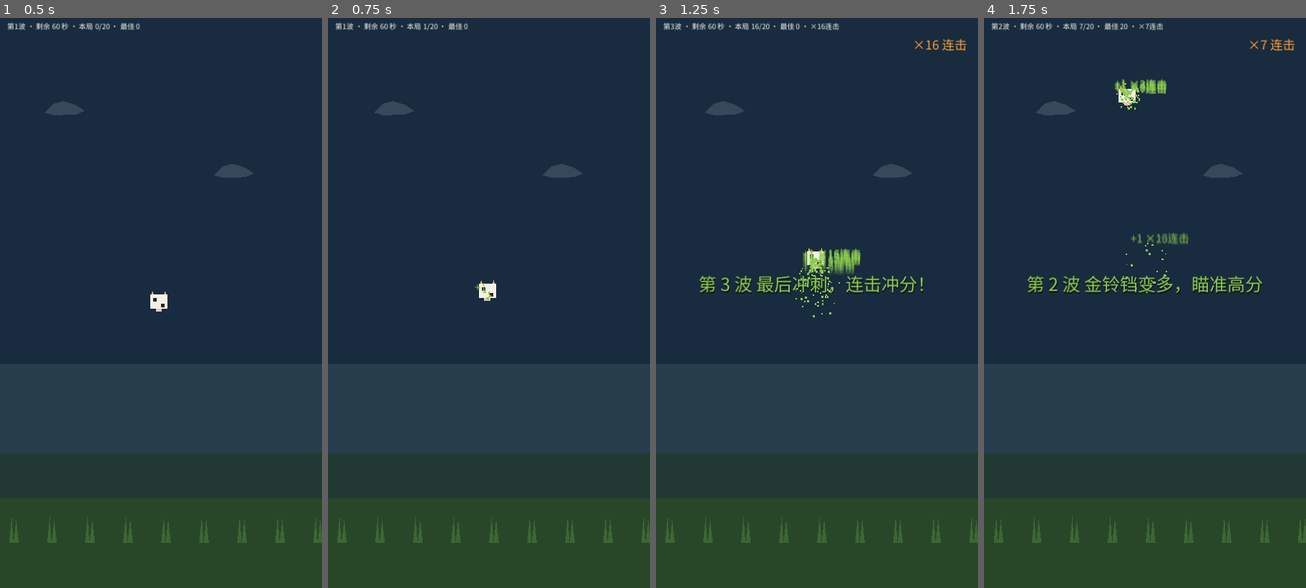
Above: before the commit, frames 1-4 (left to right).
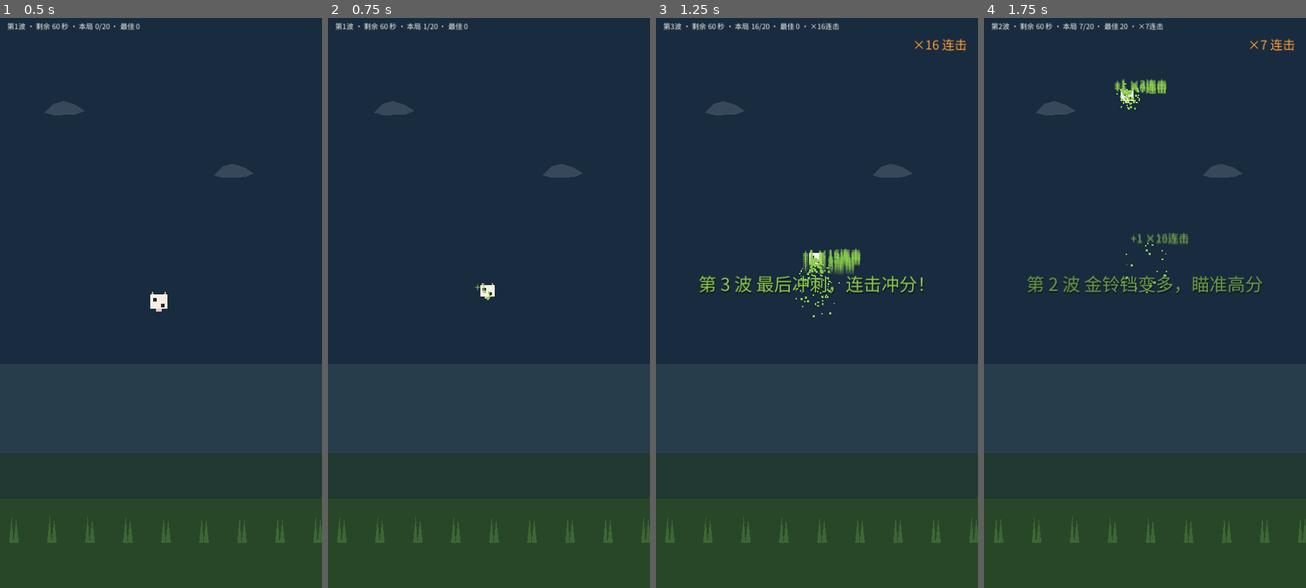
Above: after the commit, the same moments.

Repository: hl3w22bupt/myrd-playground
Game: Godot game, scene res://tests/smoke.tscn
The game is run twice, just before and just after one commit, with the same random seed, the same clock (stepped at 60 frames per second) and the same inputs. This scene is started directly instead of the project's main scene.
Inputs (mouse positions are in pixels of both pictures, inside the frame that each line leads up to):
- Up to frame 1 (0.5 s): no input
- Up to frame 2 (0.75 s): tap Enter (confirm) at 0.5 s; move the mouse to (472, 417) at 0.52 s; hold W (move_up) from 0.53 s (still down); hold Enter (confirm) from 0.53 s (still down); click (472, 417) at 0.67 s
- Up to frame 3 (1.25 s): keep holding W (move_up); keep holding Enter (confirm); tap Space at 0.77 s
- Up to frame 4 (1.75 s): release W (move_up) at 1.25 s; release Enter (confirm) at 1.25 s; drag from (1241, 388) to (1145, 257) at 1.27 s

Frame 1 is identical in both runs. In frame 2, less than 0.1% of the frame differs, in the area x 46-53%, y 45-50%; in frame 3, less than 0.1%; in frame 4, 0.6%, in the area x 13-87%, y 11-49%.

Commit message:
feat(game-8): 接入模板反馈协议（Juice 单例 + playtest 机器人试玩门禁全绿）+ 项目风格卡
- autoload/juice.gd：全局反馈单例（模板协议 §3B）——pop/flash/shake/hit_stop/sfx 一调用 API
  + events 记录 + feedback_fired 信号；sfx 委托既有程序化合成库 Sfx，两套发声只留一个出声口
- main.gd：五类结果事件统一改走 Juice（收集=pop+计分音效、波次=音效+横幅闪白、
  道具=音效+角色闪白、胜负=音效+震屏、暂停/恢复/开局确认=UI 短双音）
- sfx.gd：新增 confirm/pause/resume/expire 四个程序化 UI 音效（v4 ④1 反馈映射扩展）
- autoload/game_state.gd：补模板协议 reset()——跨局完整复位到 READY 初始态
  （修复 playtest 局间状态泄漏：上局 phase/time 残留导致开局无得分事件）
- tests/playtest.json：frames_per_run=3600（SKILL.md §4.5 口径 = 60 tick × 60s 单局）
- .myrd/style-card.md：项目风格卡（palette #3498db/#2ecc71/#f39c12 扁平明快 + ui 三档字号
  + 形状语言 + 禁忌反例 + sfx/music 基线；参考图=无）

门禁实测（本地与 routine 同源）：preflight 15 类 PASS / smoke@320 帧 PASS /
input-fuzz PASS / playtest 3 局 PASS（fb=243/249/247，gap≤2.1s，run2 机器人真实收集 score=3）

Co-Authored-By: Claude <noreply@anthropic.com>

Diff:
--- a/games/game-8/autoload/game_state.gd
+++ b/games/game-8/autoload/game_state.gd
@@ -295,6 +295,24 @@
 
 ## ── 阶段控制（v3 ④2：开始面板 → 局内暂停/恢复 → 胜负结算 → 一键重开）──
 
+## 模板协议（playtest driver 的 _begin_run 调用点）：跨局完整复位到出厂初始态。
+## GameState 是 autoload，场景换局时自身状态会跨局残留（上局的相位/时限/连击），
+## driver 换种子重实例化场景后调用本方法，保证每局都从 READY 干净起跑 ——
+## 首局开始事件（start_run 的 score_changed）才能落在每局的采样窗口头部。
+func reset() -> void:
+	score = 0
+	time_left = TIME_LIMIT
+	combo_count = 0
+	combo_timer = 0.0
+	run_max_combo = 0
+	wave_index = 0
+	phase = Phase.READY
+	phase_changed.emit(phase)
+	score_changed.emit(score)
+	time_changed.emit(time_left)
+	combo_changed.emit(combo_count)
+
+
 ## 一键重开 / 从开始面板进入：清零本局进度并回到进行中（场景层负责重置场上实体）。
 func start_run() -> void:
 	score = 0
--- /dev/null
+++ b/games/game-8/autoload/juice.gd
@@ -0,0 +1,96 @@
+extends Node
+## 《牛牛打游戏》全局反馈单例（autoload 注册名 Juice）：把「结果性事件的反馈」
+## 收敛成一调用 API，并逐条记录事件（反馈是否真的发生 = 无头可判）。
+##
+## 模板协议（std-skills/godot-game-dev/SKILL.md §3B）：结果性事件（得分/收集/命中/
+## 失败/确认/升级）至少挂 1 条反馈，且挂在**结果事件的处理函数**上，不挂在输入处理上。
+## playtest 机器人试玩门禁采样本单例的 feedback_fired 信号做「反馈密度/无反馈窗口」
+## 代理指标；冒烟断言 Juice.events 非空（反馈接线断了 = 冒烟 FAIL）。
+##
+## 音效委托：game-8 的发声走既有程序化合成库 Sfx（零外部资产、确定性 PCM），
+## 本单例 sfx() 只做「注册表名 → Sfx.play()」的委托与事件记录，不自带音频资产 ——
+## 两套发声系统只留一个出声口，避免重复播报。
+## Web/iOS 出声的前提是壳页面的音频手势解锁器（部署硬契约），引擎侧只负责可播、不报错。
+
+## 反馈触发信号：playtest 门禁与连击 UI 订阅；冒烟断言不依赖它。
+signal feedback_fired(kind: StringName)
+
+## 本局反馈记录（"kind@ms"），冒烟断言只看是否非空；环形上限防长局内存膨胀。
+var events: PackedStringArray = []
+
+const EVENTS_CAP: int = 512
+
+var _shake_tween: Tween
+var _noise := RandomNumberGenerator.new()
+
+
+func _ready() -> void:
+	_noise.randomize()
+
+
+## 弹跳放大后回弹（收集/得分/确认类结果的默认反馈）。
+## Control 以中心为轴缩放，pivot_offset 必须在缩放前设置。
+func pop(node: Node, amount: float = 1.18, duration: float = 0.16) -> void:
+	if node is Control:
+		var control := node as Control
+		control.pivot_offset = control.size / 2.0
+	var tween := node.create_tween()
+	tween.tween_property(node, "scale", Vector2.ONE * amount, duration * 0.4) \
+		.from(Vector2.ONE).set_trans(Tween.TRANS_QUAD).set_ease(Tween.EASE_OUT)
+	tween.tween_property(node, "scale", Vector2.ONE, duration * 0.6) \
+		.set_trans(Tween.TRANS_BACK).set_ease(Tween.EASE_OUT)
+	_record(&"pop", node)
+
+
+## 闪一下 modulate（受击/失效/状态切换类结果）。
+func flash(node: CanvasItem, color: Color = Color(1, 1, 1, 0.65), duration: float = 0.12) -> void:
+	var original := node.modulate
+	node.modulate = color
+	var tween := node.create_tween()
+	tween.tween_property(node, "modulate", original, duration)
+	_record(&"flash", node)
+
+
+## 相机震动（命中/胜负/波次切换类重结果）。
+## 没有 Camera2D 时只记录不位移 —— UI-only 场景调用合法，相机加进来后自动生效。
+func shake(strength: float = 6.0, duration: float = 0.22) -> void:
+	_record(&"shake", null)
+	var camera := get_viewport().get_camera_2d()
+	if camera == null:
+		return
+	if _shake_tween != null and _shake_tween.is_valid():
+		_shake_tween.kill()
+	_shake_tween = create_tween()
+	var steps := 6
+	for step: int in steps:
+		var decay := 1.0 - float(step) / float(steps)
+		var offset := Vector2(_noise.randf_range(-1.0, 1.0), _noise.randf_range(-1.0, 1.0)) * strength * decay
+		_shake_tween.tween_property(camera, "offset", offset, duration / float(steps))
+	_shake_tween.tween_property(camera, "offset", Vector2.ZERO, duration / float(steps))
+
+
+## 顿帧（命中定格）。ignore_time_scale 的计时器保证还原不受 time_scale 影响；
+## 连续命中互相覆盖、以最后一次为准，属预期语义。
+func hit_stop(duration: float = 0.06) -> void:
+	_record(&"hit_stop", null)
+	Engine.time_scale = 0.05
+	await get_tree().create_timer(duration, true, false, true).timeout
+	Engine.time_scale = 1.0
+
+
+## 播放音效：委托既有程序化合成库 Sfx（未注册名由 Sfx 静默忽略），本单例只记录事件。
+func sfx(sound_name: StringName, pitch: float = 1.0) -> void:
+	Sfx.play(sound_name, pitch)
+	_record(StringName("sfx:%s" % sound_name), null)
+
+
+## 测试辅助：清空反馈记录（冒烟需要按时间窗断言时用）。
+func clear_events() -> void:
+	events.clear()
+
+
+func _record(kind: StringName, _target: Node) -> void:
+	events.append("%s@%d" % [kind, Time.get_ticks_msec()])
+	if events.size() > EVENTS_CAP:
+		events.remove_at(0)
+	feedback_fired.emit(kind)
--- a/games/game-8/autoload/sfx.gd
+++ b/games/game-8/autoload/sfx.gd
@@ -31,6 +31,12 @@
 	_bank[&"wave"] = _synth_blip(293.66, 0.22)
 	_bank[&"win"] = _synth_arpeggio([523.25, 659.25, 783.99, 1046.5], 0.11)
 	_bank[&"lose"] = _synth_sweep(440.0, 174.61, 0.45)
+	# v4 交互反馈映射（需求 cmv7hnfx3000ojofistqwry8l ④1）：UI 结果事件的短双音 ——
+	# 确认(开始/重开)=上行、暂停=下行、恢复=上行，全部走 Juice.sfx 统一记录反馈事件。
+	_bank[&"confirm"] = _synth_double(659.25, 880.0, 0.06)
+	_bank[&"pause"] = _synth_double(523.25, 392.0, 0.06)
+	_bank[&"resume"] = _synth_double(392.0, 523.25, 0.06)
+	_bank[&"expire"] = _synth_blip(220.0, 0.12)
 	for _i: int in POLYPHONY:
 		var player := AudioStreamPlayer.new()
 		player.bus = &"Master"
--- a/games/game-8/project.godot
+++ b/games/game-8/project.godot
@@ -16,6 +16,7 @@
 
 GameState="*res://autoload/game_state.gd"
 Sfx="*res://autoload/sfx.gd"
+Juice="*res://autoload/juice.gd"
 
 [display]
 
--- a/games/game-8/scripts/main.gd
+++ b/games/game-8/scripts/main.gd
@@ -58,6 +58,8 @@
 var _combo_label: Label
 ## 波次横幅（跨波提示，波间停顿结束后隐藏）。
 var _wave_banner: Label
+## 上一帧相位（v4 ④1 UI 反馈映射用：RUNNING 迁移需区分「从暂停恢复」还是「开局/重开」）。
+var _prev_phase: int = 0
 ## 暂停提示。
 var _pause_label: Label
 ## 开始面板（READY 阶段显示）。
@@ -93,6 +95,7 @@
 	if not GameState.wave_changed.is_connected(_on_wave_changed):
 		GameState.wave_changed.connect(_on_wave_changed)
 	spawn_timer.timeout.connect(_on_spawn_timer_timeout)
+	_prev_phase = GameState.phase
 	_apply_panel_theme(result_panel)
 	# READY 阶段：开始面板就位，场上不铺物品（开始后才进入正式玩法）。
 	result_panel.visible = false
@@ -222,13 +225,15 @@
 			player.activate_boost()
 		GameState.KIND_CLOCK:
 			_spawn_float_text(collectible.global_position, "+%d · 加时" % gain, tint)
-			Sfx.play(&"clock")
+			Juice.sfx(&"clock")
 		_:
 			_spawn_float_text(collectible.global_position, _gain_text(gain), tint)
-			Sfx.play(&"rare" if kind == GameState.KIND_RARE else &"collect",
+			Juice.sfx(&"rare" if kind == GameState.KIND_RARE else &"collect",
 					1.0 + 0.05 * mini(GameState.combo_count, 8))
 	# 收集正反馈三件套：音效 + 粒子 + 飘字（上 match 已各就各位；powerup 飘字走
-	# powerup_activated 路径，磁铁/加速不重复播计分音效）。
+	# powerup_activated 路径，磁铁/加速不重复播计分音效）+ Juice 弹跳（反馈单例记录，
+	# §3B：反馈挂在结果事件处理函数上）。
+	Juice.pop(player, 1.12, 0.14)
 	_spawn_collect_burst(collectible.global_position, tint)
 	_spawn_vanish_ghost(collectible)
 	# 波次难度：收集越多（分越高），后续补充越快（Timer 运行中改 wait_time，下一轮生效）。
@@ -275,7 +280,8 @@
 	spawn_timer.stop()
 	_wave_banner.text = "第 %d 波 %s" % [wave + 1, WAVE_SUBTITLES[clampi(wave, 0, WAVE_SUBTITLES.size() - 1)]]
 	_wave_banner.visible = true
-	Sfx.play(&"wave")
+	Juice.sfx(&"wave")
+	Juice.flash(_wave_banner, Color(1, 1, 1, 0.5))
 
 
 func _tick_wave_break(delta: float) -> void:
@@ -350,7 +356,8 @@
 	var tint: Color = Collectible.KIND_COLORS.get(kind, Collectible.KIND_COLORS["normal"])
 	var text := "磁铁！范围内目标被吸来" if kind == GameState.KIND_MAGNET else "加速！移速提升"
 	_spawn_float_text(player.global_position + Vector2(-40.0, -60.0), text, tint)
-	Sfx.play(&"powerup")
+	Juice.sfx(&"powerup")
+	Juice.flash(player, Color(1, 1, 1, 0.4))
 
 
 func _on_spawn_timer_timeout() -> void:
@@ -394,19 +401,29 @@
 			result_label.text = "通关！得分 %d/%d · 本局最高连击 ×%d · 历史最佳 %d\n按 确认 / 空格 一键重开" % [
 				GameState.score, GameState.TARGET_SCORE, GameState.run_max_combo, GameState.best_score,
 			]
-			Sfx.play(&"win")
+			Juice.sfx(&"win")
+			Juice.shake(8.0, 0.3)
 		GameState.Phase.LOST:
 			result_label.text = "时间到！本局得分 %d/%d · 最高连击 ×%d · 历史最佳 %d\n按 确认 / 空格 一键重开" % [
 				GameState.score, GameState.TARGET_SCORE, GameState.run_max_combo, GameState.best_score,
 			]
-			Sfx.play(&"lose")
+			Juice.sfx(&"lose")
+			Juice.shake(5.0, 0.25)
 		GameState.Phase.PAUSED:
+			# v4 ④1 UI 反馈映射：暂停/恢复都有确认音（键盘 P 与触屏按钮同路径）。
+			Juice.sfx(&"pause")
 			spawn_timer.stop()
 		GameState.Phase.RUNNING:
+			# v4 ④1 UI 反馈映射：从暂停恢复 = 上行音；开局/重开确认 = 确认双音。
+			if _prev_phase == GameState.Phase.PAUSED:
+				Juice.sfx(&"resume")
+			else:
+				Juice.sfx(&"confirm")
 			# 恢复（或开始）时重启生成器；波间停顿期内不抢（停顿结束 _tick_wave_break 会开）。
 			if _wave_break_left <= 0.0 and not _start_panel.visible:
 				spawn_timer.wait_time = GameState.spawn_interval_now()
 				spawn_timer.start()
+	_prev_phase = phase
 	_update_hud()
 
 
--- /dev/null
+++ b/games/game-8/tests/playtest.json
@@ -0,0 +1,3 @@
+{
+  "frames_per_run": 3600
+}
Not shown, added: games/game-8/docs/evidence/v2-live/desktop-02-initial.png.import
Not shown, added: games/game-8/docs/evidence/v2-live/mobile-02-initial.png.import
Not shown, added: games/game-8/docs/evidence/v2-live/mobile-06-after-drag.png.import
Not shown, added: games/game-8/docs/evidence/v2-live/mobile-10-result.png.import
Not shown, added: games/game-8/.myrd/style-card.md
